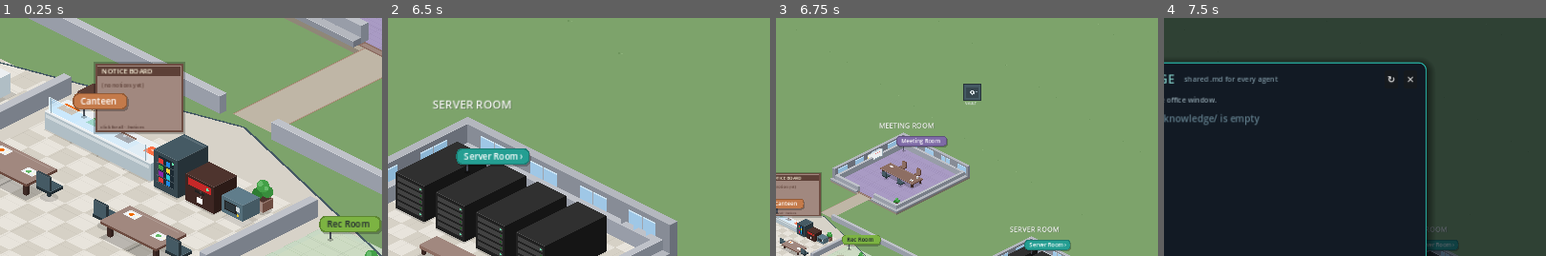
Above: before the commit, frames 1-4 (left to right).
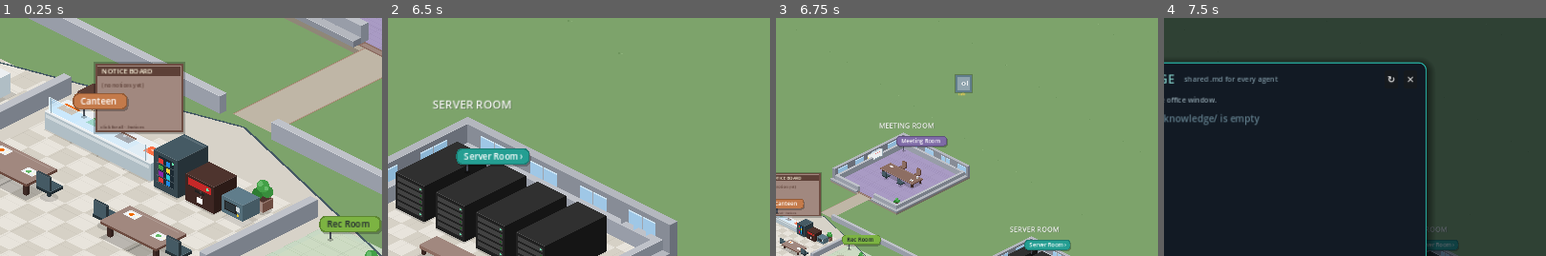
Above: after the commit, the same moments.

Repository: pvella/agentic-corporation
Game: Godot game, scene res://Main.tscn
The game is run twice, just before and just after one commit, with the same random seed, the same clock (stepped at 60 frames per second) and the same inputs.
Inputs (mouse positions are % of the whole screen's width and height, from its top left):
- Up to frame 1 (0.25 s): no input
- Up to frame 2 (6.5 s): click "+ Add Agent" at 0.5 s; click "Kill Agent" at 1.25 s; click "▦ Top view" at 2 s; click "◇ 3D view" at 2.75 s; click "Team" at 3.5 s; click "X" at 4.25 s; tap A at 5, 5.75 s; drag from (43, 0) to (25, 36) at 5.02 s; drag from (31, 32) to (47, 45) at 5.77 s
- Up to frame 3 (6.75 s): tap A at 6.5 s; move the mouse to (61, 53) at 6.52 s; hold D from 6.53 s (still down); tap F at 6.6 s; click (61, 53) at 6.67 s
- Up to frame 4 (7.5 s): tap C at 6.8 s; release D at 7.25 s; tap A at 7.25 s; drag from (81, 64) to (69, 24) at 7.27 s
The pictures show only the part of the screen within x 44-94%, y 8-58%; the shares and areas given below are measured in that part.

Frames 1-2 are identical in both runs. In frame 3, 0.7% of the frame differs, in the area x 46-54%, y 23-37%; in frame 4, nothing differs.

Commit message:
Add Executive bank safe UI with LocalAuthentication unlock
Clickable BankSafe in the Executive room opens a vault panel after
macOS Touch ID / password (tools/vault_unlock). Values stay in
Keychain; metadata ACL is HMAC-signed; unlock/grant/revoke/add/remove
audit to the notice board. Server Room safe is decoration only.

Diff:
--- /dev/null
+++ b/BankSafe.gd
@@ -0,0 +1,123 @@
+extends Node2D
+## Chunky bank safe in the Executive room. Click → VAULT_UNLOCK / open panel.
+## Door swings open when unlocked. LED: red locked / green unlocked.
+
+signal unlock_requested
+signal open_panel_requested
+signal lock_requested
+
+const BODY := Color("#546e7a")
+const BODY_DARK := Color("#37474f")
+const DOOR := Color("#78909c")
+const DIAL := Color("#cfd8dc")
+const HANDLE := Color("#eceff1")
+const GOLD := Color("#ffd54f")
+const LED_LOCKED := Color("#ef5350")
+const LED_OPEN := Color("#66bb6a")
+
+var _unlocked: bool = false
+var _door_open: float = 0.0  # 0 closed → 1 open
+var _hover: bool = false
+var _pulse: float = 0.0
+var _hit := Rect2(-48, -56, 96, 100)
+
+
+func setup(anchor: Vector2) -> void:
+	position = anchor
+	z_index = 20
+	set_process(true)
+	queue_redraw()
+
+
+func set_unlocked(v: bool) -> void:
+	_unlocked = v
+	if not v:
+		_door_open = 0.0
+	queue_redraw()
+
+
+func is_unlocked() -> bool:
+	return _unlocked
+
+
+func _process(delta: float) -> void:
+	_pulse += delta
+	var target := 1.0 if _unlocked else 0.0
+	_door_open = move_toward(_door_open, target, delta * 2.4)
+	queue_redraw()
+
+
+func _draw() -> void:
+	# Shadow
+	draw_rect(Rect2(-50, -54, 100, 104), Color(0, 0, 0, 0.28))
+	# Body
+	draw_rect(Rect2(-48, -56, 96, 100), BODY_DARK)
+	draw_rect(Rect2(-44, -52, 88, 92), BODY)
+	# Rivets
+	for y in [-44, 0, 36]:
+		draw_circle(Vector2(-40, y), 2.5, GOLD)
+		draw_circle(Vector2(40, y), 2.5, GOLD)
+	# Inner vault cavity (visible when door open)
+	if _door_open > 0.05:
+		var inset := Rect2(-36, -40, 72, 72)
+		draw_rect(inset, Color("#263238"))
+		# Gold bars hint
+		for i in range(3):
+			var bx := -24.0 + i * 18.0
+			draw_rect(Rect2(bx, -20, 12, 28), Color("#f9a825", 0.55 * _door_open))
+	# Door (hinged on left; swings by shrinking width + offset)
+	var swing := _door_open * 0.85
+	var door_w := 80.0 * (1.0 - swing * 0.72)
+	var door_x := -40.0 + swing * 54.0
+	var door_rect := Rect2(door_x, -44, door_w, 80)
+	draw_rect(door_rect, DOOR.darkened(0.08 if _hover else 0.0))
+	draw_rect(door_rect.grow(-3), DOOR.lightened(0.05))
+	# Dial
+	var dial_c := Vector2(door_x + door_w * 0.42, -8)
+	if door_w > 28:
+		draw_circle(dial_c, 14, BODY_DARK)
+		draw_circle(dial_c, 11, DIAL)
+		draw_circle(dial_c, 3, BODY_DARK)
+		var ang := _pulse * 0.7
+		draw_line(dial_c, dial_c + Vector2(cos(ang), sin(ang)) * 9.0, BODY_DARK, 2.0)
+		# Handle
+		var hx := door_x + door_w * 0.72
+		draw_rect(Rect2(hx - 4, -22, 8, 28), HANDLE)
+		draw_circle(Vector2(hx, -22), 5, GOLD)
+	# LED
+	var led := LED_OPEN if _unlocked else LED_LOCKED
+	var glow := 0.55 + 0.35 * sin(_pulse * (3.0 if not _unlocked else 1.5))
+	draw_circle(Vector2(0, -48), 5, Color(led.r, led.g, led.b, glow))
+	draw_circle(Vector2(0, -48), 2.5, led)
+	# Label
+	var f := ThemeDB.fallback_font
+	if f:
+		var label := "OPEN" if _unlocked else "SAFE"
+		var fs := 11
+		var tw := f.get_string_size(label, HORIZONTAL_ALIGNMENT_LEFT, -1, fs).x
+		draw_string(f, Vector2(-tw * 0.5, 48), label, HORIZONTAL_ALIGNMENT_LEFT, -1, fs, GOLD)
+
+
+func _input(event: InputEvent) -> void:
+	if event is InputEventMouseMotion:
+		var local := to_local((event as InputEventMouseMotion).position)
+		# Approximate: use canvas transform — SignTag pattern uses get_global_mouse_position
+		pass
+
+
+func _unhandled_input(event: InputEvent) -> void:
+	if not visible:
+		return
+	var mouse := get_global_mouse_position()
+	var local := to_local(mouse)
+	var inside := _hit.has_point(local)
+	if event is InputEventMouseMotion:
+		_hover = inside
+		queue_redraw()
+		return
+	if event is InputEventMouseButton and event.pressed and event.button_index == MOUSE_BUTTON_LEFT and inside:
+		get_viewport().set_input_as_handled()
+		if _unlocked:
+			open_panel_requested.emit()
+		else:
+			unlock_requested.emit()
--- a/Main.gd
+++ b/Main.gd
@@ -49,6 +49,8 @@
 const NoticesScript := preload("res://Notices.gd")
 const NoticeBoardScript := preload("res://NoticeBoard.gd")
 const VaultDoorScript := preload("res://VaultDoor.gd")
+const BankSafeScript := preload("res://BankSafe.gd")
+const VaultPanelScript := preload("res://VaultPanel.gd")
 const AgentViewScript := preload("res://AgentView.gd")
 const SignTagScript := preload("res://SignTag.gd")
 const SETTINGS_PATH := "user://agent_office.cfg"
@@ -105,6 +107,9 @@
 var _notices_store = null  ## Notices
 var _notice_board: Node2D = null
 var _vault_door: Node2D
+var _bank_safe: Node2D
+var _vault_panel: Window
+var _vault_roster: Array = []
 var _meeting_active: Dictionary = {}  ## target -> {agents: PackedStringArray, text: String}
 var _agent_prev_state: Dictionary = {}  ## agent_id -> last notable state
 var _server_clickables: Array = []
@@ -394,6 +399,7 @@
 	_build_signs()
 	_place_notice_board()
 	_place_vault_door()
+	_place_bank_safe()
 	office.queue_redraw()
 
 
@@ -1527,6 +1533,12 @@
 			_on_vault_notice(msg)
 		"VAULT_SECRET_RESOLVED":
 			_on_vault_secret_resolved(msg)
+		"VAULT_UNLOCKED":
+			_on_vault_unlocked(msg)
+		"VAULT_UNLOCK_FAILED":
+			_on_vault_unlock_failed(msg)
+		"VAULT_LOCKED":
+			_on_vault_locked(msg)
 		"MEETING_TURN":
 			_on_meeting_turn(msg)
 		"AGENT_HIRE":
@@ -2410,7 +2422,13 @@
 				if typeof(pend) != TYPE_DICTIONARY:
 					continue
 				drawer.append_system("  ? pending %s from %s" % [str(pend.get("name", "")), str(pend.get("agent_id", ""))])
-	_set_status("Vault: %d secrets" % secrets.size(), Color("#ffd54f"))
+	var locked := bool(msg.get("locked", false))
+	if msg.has("roster") and msg.get("roster") is Array:
+		_vault_roster = msg.get("roster")
+	if _vault_panel and is_instance_valid(_vault_panel) and _vault_panel.has_method("configure"):
+		_vault_panel.configure(secrets, _vault_roster, locked)
+	var label := "Vault locked — %d name(s)" if locked else "Vault: %d secrets"
+	_set_status(label % secrets.size(), Color("#ffd54f"))
 
 
 func _on_vault_notice(msg: Dictionary) -> void:
@@ -2431,7 +2449,7 @@
 
 
 func _place_vault_door() -> void:
-	## Small safe in the Server Room. No walkmesh / door / hex changes.
+	## Decorative mini-safe in the Server Room (non-interactive). No walkmesh/door/hex changes.
 	if _vault_door and is_instance_valid(_vault_door):
 		_vault_door.queue_free()
 		_vault_door = null
@@ -2447,8 +2465,6 @@
 	var door: Node2D = VaultDoorScript.new()
 	signs_root.add_child(door)
 	door.setup(anchor)
-	if door.has_signal("open_requested"):
-		door.open_requested.connect(_on_vault_door_clicked)
 	_vault_door = door
 	if _vault_door not in _sign_tags:
 		_sign_tags.append(_vault_door)
@@ -2456,6 +2472,89 @@
 	_vault_door.scale = Vector2.ONE * _ui_scale_for(z)
 
 
-func _on_vault_door_clicked() -> void:
+func _place_bank_safe() -> void:
+	## Chunky bank safe in the Executive room — the vault entry point.
+	if _bank_safe and is_instance_valid(_bank_safe):
+		_bank_safe.queue_free()
+		_bank_safe = null
+	var exec_area: Dictionary = {}
+	for a in office.areas:
+		if str(a.get("kind", "")) == "room" and str(a.get("id", "")) == "executive":
+			exec_area = a
+			break
+	if exec_area.is_empty():
+		return
+	var r: Rect2 = exec_area.rect
+	# Front-right of the Executive room, clearly visible, no layout changes.
+	var anchor := Vector2(r.position.x + r.size.x - 90.0, r.position.y + r.size.y - 120.0)
+	var safe: Node2D = BankSafeScript.new()
+	signs_root.add_child(safe)
+	safe.setup(anchor)
+	if safe.has_signal("unlock_requested"):
+		safe.unlock_requested.connect(_on_bank_safe_unlock)
+	if safe.has_signal("open_panel_requested"):
+		safe.open_panel_requested.connect(_on_bank_safe_open_panel)
+	_bank_safe = safe
+	if _bank_safe not in _sign_tags:
+		_sign_tags.append(_bank_safe)
+	var z := camera.zoom.x if camera else 1.0
+	_bank_safe.scale = Vector2.ONE * _ui_scale_for(z)
+
+
+func _on_bank_safe_unlock() -> void:
+	send_json({"action": "VAULT_UNLOCK", "reason": "Unlock the Agentic Corporation office vault"})
+	_set_status("Vault — authenticate to unlock (Touch ID / password)…", Color("#ffe082"))
+
+
+func _on_bank_safe_open_panel() -> void:
 	send_json({"action": "VAULT_LIST"})
-	_set_status("Vault — listing secrets (names only)", Color("#ffd54f"))
+	_open_vault_panel()
+
+
+func _open_vault_panel() -> void:
+	if _vault_panel and is_instance_valid(_vault_panel):
+		_vault_panel.popup_centered()
+		return
+	var panel: Window = VaultPanelScript.new()
+	add_child(panel)
+	panel.add_secret.connect(func(n: String, d: String, v: String) -> void:
+		send_json({"action": "VAULT_ADD", "name": n, "description": d, "value": v, "agents": []})
+	)
+	panel.set_agents.connect(func(n: String, agents: Variant) -> void:
+		send_json({"action": "VAULT_SET_AGENTS", "name": n, "agents": agents})
+	)
+	panel.remove_secret.connect(func(n: String) -> void:
+		send_json({"action": "VAULT_RM", "name": n})
+	)
+	panel.lock_now.connect(func() -> void:
+		send_json({"action": "VAULT_LOCK"})
+		if _vault_panel and is_instance_valid(_vault_panel):
+			_vault_panel.queue_free()
+			_vault_panel = null
+	)
+	panel.activity.connect(func() -> void:
+		# Touch session by listing (extends unlock TTL server-side when unlocked).
+		send_json({"action": "VAULT_LIST"})
+	)
+	_vault_panel = panel
+	panel.popup_centered()
+
+
+func _on_vault_unlocked(msg: Dictionary) -> void:
+	if _bank_safe and is_instance_valid(_bank_safe) and _bank_safe.has_method("set_unlocked"):
+		_bank_safe.set_unlocked(true)
+	_set_status("Vault unlocked", Color("#66bb6a"))
+	_open_vault_panel()
+
+
+func _on_vault_unlock_failed(msg: Dictionary) -> void:
+	_set_status("Vault unlock failed: %s" % str(msg.get("detail", "denied")), Color("#ef5350"))
+
+
+func _on_vault_locked(msg: Dictionary) -> void:
+	if _bank_safe and is_instance_valid(_bank_safe) and _bank_safe.has_method("set_unlocked"):
+		_bank_safe.set_unlocked(false)
+	if _vault_panel and is_instance_valid(_vault_panel):
+		_vault_panel.queue_free()
+		_vault_panel = null
+	_set_status("Vault locked", Color("#ffd54f"))
--- a/Notices.gd
+++ b/Notices.gd
@@ -150,9 +150,9 @@
 			return "✖"
 		"error":
 			return "⚠"
-		"vault_add", "vault_grant", "vault_list":
+		"vault_add", "vault_grant", "vault_list", "vault_unlock":
 			return "🔐"
-		"vault_revoke", "vault_rm", "vault_declined":
+		"vault_revoke", "vault_rm", "vault_declined", "vault_lock", "vault_unlock_fail", "vault_tamper":
 			return "🔓"
 		"vault_request", "vault_rm_pending":
 			return "🔑"
@@ -182,9 +182,9 @@
 			return "#e57373"
 		"error":
 			return "#e06c75"
-		"vault_add", "vault_grant", "vault_list":
+		"vault_add", "vault_grant", "vault_list", "vault_unlock":
 			return "#ffd54f"
-		"vault_revoke", "vault_rm", "vault_declined":
+		"vault_revoke", "vault_rm", "vault_declined", "vault_lock", "vault_unlock_fail", "vault_tamper":
 			return "#ef9a9a"
 		"vault_request", "vault_rm_pending":
 			return "#ffe082"
--- a/VaultDoor.gd
+++ b/VaultDoor.gd
@@ -1,60 +1,24 @@
-## Small vault/safe placard in the Server Room. Click opens the vault list (names only).
-## No walkmesh / door / hex changes — placed as a SignTag-style overlay like the Notice Board.
 extends Node2D
+## Decorative mini-safe in the Server Room (non-interactive). The Executive BankSafe is the entry point.
 
-signal open_requested
-
-const SIZE := Vector2(44, 40)
-
-var _area: Area2D
-var _hover := false
+const BODY := Color("#607d8b")
+const DOOR := Color("#90a4ae")
+const GOLD := Color("#ffd54f")
 
 
-func setup(anchor_world: Vector2) -> void:
-	position = anchor_world
-	z_index = 40
-	_ensure_area()
+func setup(anchor: Vector2) -> void:
+	position = anchor
+	z_index = 18
 	queue_redraw()
 
 
-func _ensure_area() -> void:
-	if _area and is_instance_valid(_area):
-		return
-	_area = Area2D.new()
-	_area.input_pickable = true
-	var shape := CollisionShape2D.new()
-	var rect := RectangleShape2D.new()
-	rect.size = SIZE
-	shape.shape = rect
-	shape.position = SIZE * 0.5
-	_area.add_child(shape)
-	add_child(_area)
-	_area.input_event.connect(_on_area_input)
-	_area.mouse_entered.connect(func() -> void: _hover = true; queue_redraw())
-	_area.mouse_exited.connect(func() -> void: _hover = false; queue_redraw())
-
-
-func _on_area_input(_viewport: Node, event: InputEvent, _shape_idx: int) -> void:
-	if event is InputEventMouseButton and event.pressed and event.button_index == MOUSE_BUTTON_LEFT:
-		open_requested.emit()
-		get_viewport().set_input_as_handled()
-
-
 func _draw() -> void:
-	var r := Rect2(Vector2.ZERO, SIZE)
-	var body := Color("#455a64") if not _hover else Color("#546e7a")
-	draw_rect(r, body)
-	draw_rect(r, Color("#263238"), false, 2.0)
-	# Door face
-	var door := Rect2(6, 8, 32, 26)
-	draw_rect(door, Color("#37474f"))
-	draw_rect(door, Color("#78909c"), false, 1.0)
-	# Dial
-	draw_circle(Vector2(22, 20), 6.0, Color("#ffd54f" if _hover else "#cfd8dc"))
-	draw_circle(Vector2(22, 20), 2.0, Color("#263238"))
-	# Handle
-	draw_rect(Rect2(30, 18, 5, 3), Color("#90a4ae"))
-	# Label
-	var font := ThemeDB.fallback_font
-	if font:
-		draw_string(font, Vector2(4, SIZE.y + 12), "VAULT", HORIZONTAL_ALIGNMENT_LEFT, -1, 9, Color("#eceff1"))
+	draw_rect(Rect2(-22, -26, 44, 48), Color(0, 0, 0, 0.25))
+	draw_rect(Rect2(-20, -24, 40, 44), BODY)
+	draw_rect(Rect2(-16, -18, 32, 32), DOOR)
+	draw_circle(Vector2(0, -2), 6, Color("#cfd8dc"))
+	draw_circle(Vector2(0, -2), 2, BODY)
+	draw_rect(Rect2(8, -10, 4, 14), Color("#eceff1"))
+	var f := ThemeDB.fallback_font
+	if f:
+		draw_string(f, Vector2(-14, 28), "safe", HORIZONTAL_ALIGNMENT_LEFT, -1, 9, GOLD)
--- /dev/null
+++ b/VaultPanel.gd
@@ -0,0 +1,283 @@
+extends Window
+## Office Vault management UI. Values are NEVER shown or copyable.
+
+signal add_secret(name: String, description: String, value: String)
+signal set_agents(name: String, agents: Variant)  # Array or "all"
+signal remove_secret(name: String)
+signal lock_now
+signal activity
+
+var _roster: Array = []  # agent_id strings
+var _secrets: Array = []
+var _scroll: ScrollContainer
+var _list: VBoxContainer
+var _name_edit: LineEdit
+var _desc_edit: LineEdit
+var _val_edit: LineEdit
+var _status: Label
+var _idle_timer: Timer
+
+
+func _ready() -> void:
+	title = "Office Vault"
+	size = Vector2i(780, 520)
+	unresizable = false
+	close_requested.connect(_on_close)
+	_build()
+	_idle_timer = Timer.new()
+	_idle_timer.wait_time = 120.0
+	_idle_timer.one_shot = true
+	_idle_timer.timeout.connect(func() -> void: lock_now.emit())
+	add_child(_idle_timer)
+	_idle_timer.start()
+
+
+func _on_close() -> void:
+	lock_now.emit()
+	queue_free()
+
+
+func _bump_idle() -> void:
+	activity.emit()
+	if _idle_timer:
+		_idle_timer.start()
+
+
+func _build() -> void:
+	var root := VBoxContainer.new()
+	root.set_anchors_and_offsets_preset(Control.PRESET_FULL_RECT)
+	root.add_theme_constant_override("separation", 8)
+	var margin := MarginContainer.new()
+	margin.set_anchors_and_offsets_preset(Control.PRESET_FULL_RECT)
+	for s in ["margin_left", "margin_right", "margin_top", "margin_bottom"]:
+		margin.add_theme_constant_override(s, 10)
+	margin.add_child(root)
+	add_child(margin)
+
+	var hdr := HBoxContainer.new()
+	var title_l := Label.new()
+	title_l.text = "Secrets (values stay in the OS keychain — never shown)"
+	title_l.size_flags_horizontal = Control.SIZE_EXPAND_FILL
+	hdr.add_child(title_l)
+	var lock_btn := Button.new()
+	lock_btn.text = "Lock now"
+	lock_btn.pressed.connect(func() -> void:
+		_bump_idle()
+		lock_now.emit()
+	)
+	hdr.add_child(lock_btn)
+	root.add_child(hdr)
+
+	_status = Label.new()
+	_status.text = ""
+	root.add_child(_status)
+
+	_scroll = ScrollContainer.new()
+	_scroll.size_flags_vertical = Control.SIZE_EXPAND_FILL
+	_scroll.custom_minimum_size = Vector2(0, 280)
+	_list = VBoxContainer.new()
+	_list.size_flags_horizontal = Control.SIZE_EXPAND_FILL
+	_scroll.add_child(_list)
+	root.add_child(_scroll)
+
+	var add_box := VBoxContainer.new()
+	var add_lbl := Label.new()
+	add_lbl.text = "Add secret"
+	add_box.add_child(add_lbl)
+	var row := HBoxContainer.new()
+	_name_edit = LineEdit.new()
+	_name_edit.placeholder_text = "NAME (env var)"
+	_name_edit.custom_minimum_size = Vector2(140, 0)
+	_desc_edit = LineEdit.new()
+	_desc_edit.placeholder_text = "Description"
+	_desc_edit.size_flags_horizontal = Control.SIZE_EXPAND_FILL
+	_val_edit = LineEdit.new()
+	_val_edit.placeholder_text = "Value (masked)"
+	_val_edit.secret = true
+	_val_edit.secret_character = "•"
+	_val_edit.custom_minimum_size = Vector2(160, 0)
+	# Block copy of value
+	_val_edit.gui_input.connect(func(ev: InputEvent) -> void:
+		if ev is InputEventKey and ev.pressed:
+			if ev.keycode == KEY_C and ev.ctrl_pressed:
+				_val_edit.accept_event()
+	)
+	var add_btn := Button.new()
+	add_btn.text = "Add"
+	add_btn.pressed.connect(_on_add)
+	row.add_child(_name_edit)
+	row.add_child(_desc_edit)
+	row.add_child(_val_edit)
+	row.add_child(add_btn)
+	add_box.add_child(row)
+	root.add_child(add_box)
+
+
+func configure(secrets: Array, roster: Array, locked: bool = false) -> void:
+	_secrets = secrets
+	_roster = roster
+	if locked:
+		_status.text = "Locked — names only. Unlock the safe to manage access."
+	else:
+		_status.text = "%d secret(s) · click agent boxes to grant/revoke · Lock after 2 min idle" % secrets.size()
+	_rebuild_list(locked)
+	_bump_idle()
+
+
+func _rebuild_list(locked: bool) -> void:
+	for c in _list.get_children():
+		c.queue_free()
+	# Header
+	var head := HBoxContainer.new()
+	for t in ["Name", "Description", "Allowed agents", "Created", "Last used", ""]:
+		var l := Label.new()
+		l.text = t
+		l.size_flags_horizontal = Control.SIZE_EXPAND_FILL if t in ["Description", "Allowed agents"] else Control.SIZE_FILL
+		if t == "Name":
+			l.custom_minimum_size = Vector2(110, 0)
+		if t in ["Created", "Last used"]:
+			l.custom_minimum_size = Vector2(90, 0)
+		head.add_child(l)
+	_list.add_child(head)
+
+	for s in _secrets:
+		if typeof(s) != TYPE_DICTIONARY:
+			continue
+		_list.add_child(_row_for(s, locked))
+
+
+func _fmt_ts(ts: float) -> String:
+	if ts <= 0.0:
+		return "—"
+	var t := int(ts)
+	var d := Time.get_datetime_dict_from_unix_time(t)
+	return "%04d-%02d-%02d %02d:%02d" % [d.year, d.month, d.day, d.hour, d.minute]
+
+
+func _row_for(s: Dictionary, locked: bool) -> Control:
+	var row := HBoxContainer.new()
+	row.add_theme_constant_override("separation", 6)
+	var sname := str(s.get("name", ""))
+
+	var n := Label.new()
+	n.text = sname
+	n.custom_minimum_size = Vector2(110, 0)
+	row.add_child(n)
+
+	var d := Label.new()
+	d.text = str(s.get("description", ""))
+	d.size_flags_horizontal = Control.SIZE_EXPAND_FILL
+	d.autowrap_mode = TextServer.AUTOWRAP_WORD_SMART
+	d.custom_minimum_size = Vector2(140, 0)
+	row.add_child(d)
+
+	var agents_box := HBoxContainer.new()
+	agents_box.size_flags_horizontal = Control.SIZE_EXPAND_FILL
+	agents_box.add_theme_constant_override("separation", 2)
+	if locked:
+		var only := Label.new()
+		only.text = "(unlock to edit ACL)"
+		agents_box.add_child(only)
+	else:
+		var agents = s.get("agents", [])
+		var is_all := str(agents) == "all"
+		var all_cb := CheckBox.new()
+		all_cb.text = "all"
+		all_cb.button_pressed = is_all
+		all_cb.toggled.connect(func(on: bool) -> void:
+			_bump_idle()
+			if on:
+				set_agents.emit(sname, "all")
+			else:
+				set_agents.emit(sname, [])
+		)
+		agents_box.add_child(all_cb)
+		var wrap := HFlowContainer.new() if ClassDB.class_exists("HFlowContainer") else HBoxContainer.new()
+		wrap.size_flags_horizontal = Control.SIZE_EXPAND_FILL
+		for aid in _roster:
+			var id := str(aid)
+			var cb := CheckBox.new()
+			cb.text = id
+			cb.disabled = is_all
+			cb.button_pressed = is_all or (agents is Array and id in agents)
+			cb.toggled.connect(func(on: bool) -> void:
+				_bump_idle()
+				var cur = s.get("agents", [])
+				var lst: Array = []
+				if str(cur) == "all":
+					for a in _roster:
+						lst.append(str(a))
+				elif cur is Array:
+					for a in cur:
+						lst.append(str(a))
+				if on and id not in lst:
+					lst.append(id)
+				elif not on:
+					lst = lst.filter(func(x): return str(x) != id)
+				set_agents.emit(sname, lst)
+			)
+			wrap.add_child(cb)
+		agents_box.add_child(wrap)
+	row.add_child(agents_box)
+
+	var created := Label.new()
+	created.text = _fmt_ts(float(s.get("created_at", 0))) if not locked else "—"
+	created.custom_minimum_size = Vector2(90, 0)
+	row.add_child(created)
+
+	var used := Label.new()
+	used.text = _fmt_ts(float(s.get("last_used_at", 0))) if not locked else "—"
+	used.custom_minimum_size = Vector2(90, 0)
+	row.add_child(used)
+
+	var rm := Button.new()
+	rm.text = "Remove"
+	rm.disabled = locked
+	rm.pressed.connect(func() -> void:
+		_bump_idle()
+		_confirm_remove(sname)
+	)
+	row.add_child(rm)
+	return row
+
+
+func _confirm_remove(sname: String) -> void:
+	var win := Window.new()
+	win.title = "Confirm removal"
+	win.size = Vector2i(420, 140)
+	var v := VBoxContainer.new()
+	var lab := Label.new()
+	lab.text = "Delete secret '%s' from the keychain? This cannot be undone." % sname
+	lab.autowrap_mode = TextServer.AUTOWRAP_WORD_SMART
+	v.add_child(lab)
+	var row := HBoxContainer.new()
+	var yes := Button.new()
+	yes.text = "Delete permanently"
+	yes.pressed.connect(func() -> void:
+		remove_secret.emit(sname)
+		win.queue_free()
+	)
+	var no := Button.new()
+	no.text = "Cancel"
+	no.pressed.connect(func() -> void: win.queue_free())
+	row.add_child(yes)
+	row.add_child(no)
+	v.add_child(row)
+	win.add_child(v)
+	add_child(win)
+	win.close_requested.connect(func() -> void: win.queue_free())
+	win.popup_centered()
+
+
+func _on_add() -> void:
+	_bump_idle()
+	var n := _name_edit.text.strip_edges()
+	var d := _desc_edit.text.strip_edges()
+	var v := _val_edit.text
+	_val_edit.text = ""
+	if n == "" or v == "":
+		_status.text = "Name and value required"
+		return
+	add_secret.emit(n, d, v)
+	_name_edit.text = ""
+	_desc_edit.text = ""
Not shown, changed: docs/setup.md
Not shown, changed: run-mac.command
Not shown, added: tools/vault_unlock.swift
